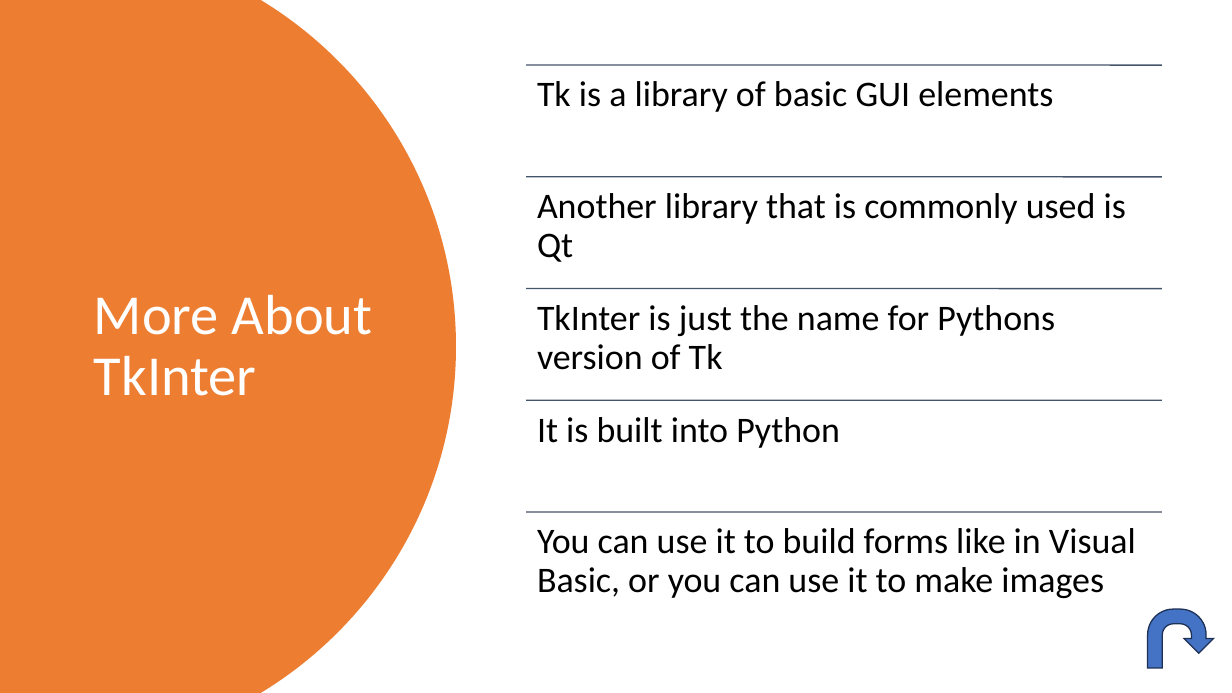
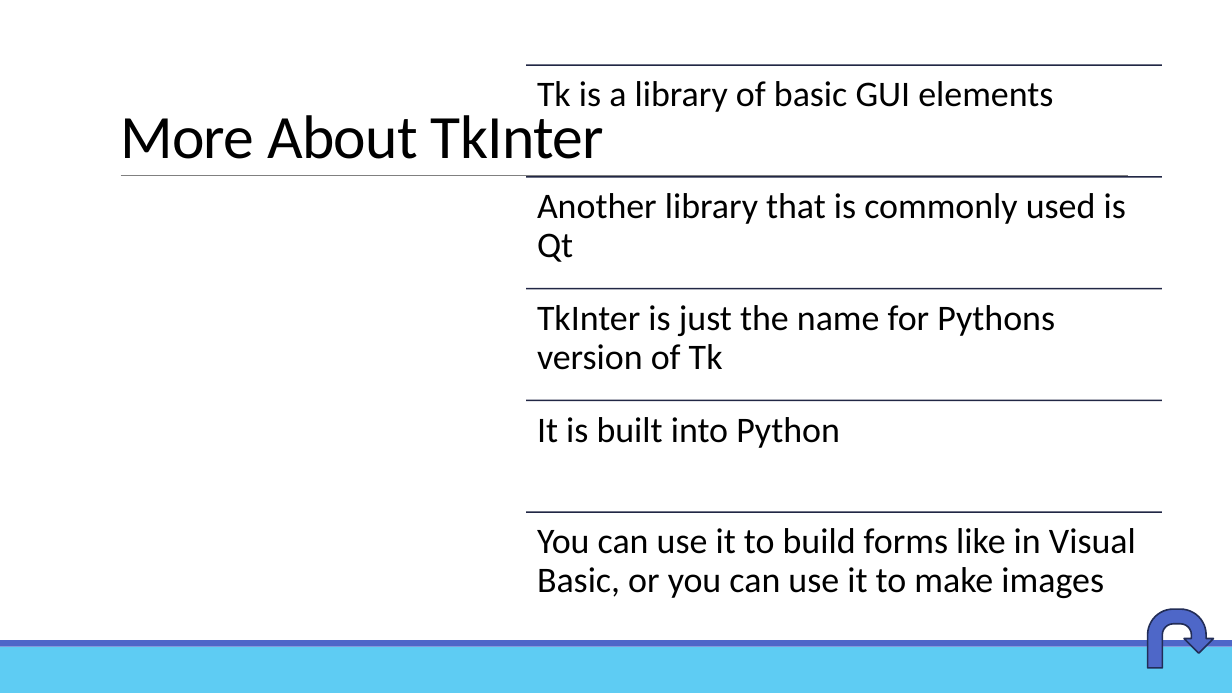
Before and after one commit to 24tweikel/TkInterTutorial, a slide deck: slide 4 of tkinter.pptx. Drawn at 1232x693 pixels with LibreOffice and Linux fonts; fonts in the diff are those of the drawing. Boxes give left, top, right and bottom in pixels: in the first picture for what was removed or moved away, otherwise in the second. Text is boxed around its words. In the diff, an @@ line names an element or a change of style, - is before the commit and + after.

```diff
--- a/tkinter.pptx
+++ b/tkinter.pptx
@@ freeform shape removed at bbox=[0, 0, 456, 693] @@
@@ title "More About TkInter": place and size @@
-title "More About TkInter" at bbox=[94, 294, 373, 396]
+title "More About TkInter" at bbox=[120, 115, 604, 159]
@@ title "More About TkInter" at bbox=[120, 115, 604, 159]: size 44 to 48 pt, text colour #FFFFFF to #000000, letter spacing 0 to -0.5 pt; line spacing 0.9 to 0.85; vertical alignment middle to bottom @@
@@ line (527, 65) - (1163, 65): stroke #44546A 1 pt to #212745 1.25 pt @@
@@ line added from (121, 176) to (1128, 176), #808080 0.5 pt @@
@@ line (527, 177) - (1163, 177): stroke #44546A 1 pt to #212745 1.25 pt @@
@@ line (527, 288) - (1163, 288): stroke #44546A 1 pt to #212745 1.25 pt @@
@@ line (527, 400) - (1163, 400): stroke #44546A 1 pt to #212745 1.25 pt @@
@@ line (527, 512) - (1163, 512): stroke #44546A 1 pt to #212745 1.25 pt @@
@@ uturn arrow at bbox=[1148, 609, 1214, 668]: fill #4472C4 to #4E67C8; outline #1E3256 1 pt to #222D58 1.25 pt @@
@@ rectangle added at bbox=[0, 647, 1232, 693], fill #5ECCF3 @@
@@ rectangle added at bbox=[0, 640, 1232, 647], fill #4E67C8 @@
```
Also in this commit, not shown: 9 other slides changed, 1 slide added, 1 slide removed.
